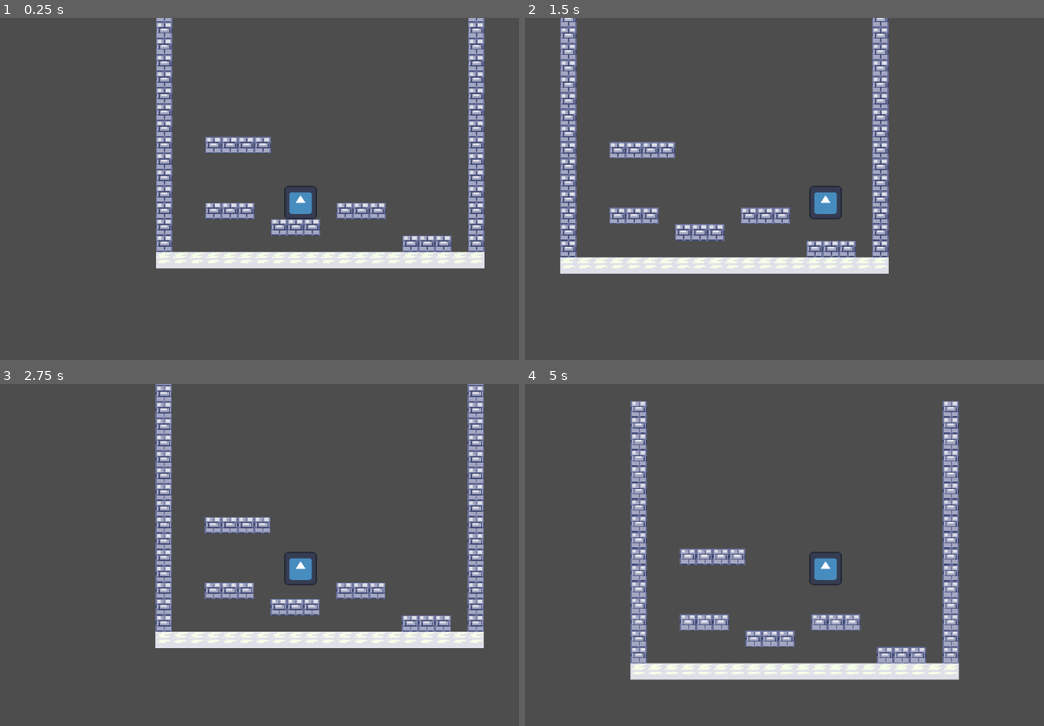
Above: before the commit, frames 1-4 (two rows, left to right).
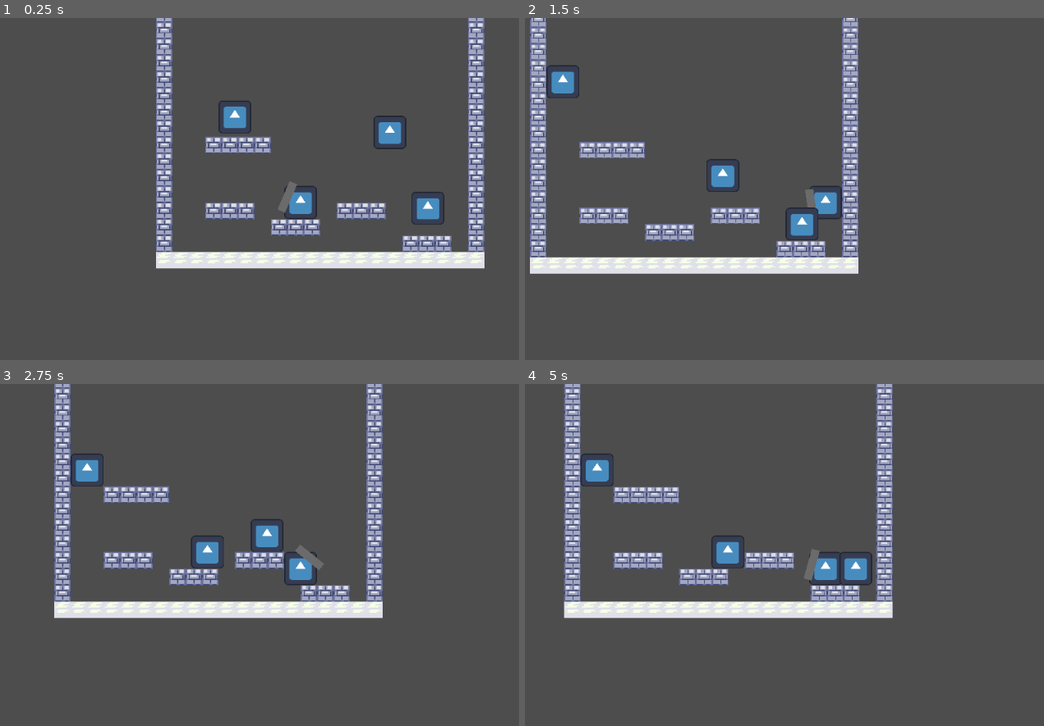
Above: after the commit, the same moments.

Repository: Cyberdemon-bot/Bounce-Knight
Game: Godot game, scene res://main.tscn
Two runs of this game, one before a commit and one after it. Both use one fixed random seed, a clock stepped at 60 frames per second and the inputs below. The engine's default icon, where the game draws it, is replaced by a stand-in: a white triangle on a blue panel in a dark square.
Inputs (mouse positions are in pixels of both pictures, inside the frame that each line leads up to):
- Up to frame 1 (0.25 s): no input
- Up to frame 2 (1.5 s): tap Enter at 0.5 s; move the mouse to (971, 185) at 0.52 s; hold D (move_right) from 0.53 s (still down); tap Q at 0.6 s; tap Space (jump) at 0.77 s; tap E at 0.8, 1.35 s; move the mouse to (696, 219) at 1.27 s
- Up to frame 3 (2.75 s): tap Space (jump) at 1.52 s; tap Q at 1.55, 2.1 s; move the mouse to (368, 486) at 2.02 s; release D (move_right) at 2.03 s; hold A (move_left) from 2.03 s (still down); tap E at 2.3 s
- Up to frame 4 (5 s): move the mouse to (794, 643) at 2.77 s; release A (move_left) at 2.78 s; hold D (move_right) 2.78-4.28 s; tap E at 2.85, 3.8, 4.35 s; tap Space (jump) at 3.02, 3.77, 4.52 s; tap Q at 3.05, 3.6, 4.55 s; move the mouse to (1023, 623) at 3.52 s; move the mouse to (628, 513) at 4.27 s; hold A (move_left) from 4.28 s (still down)

The runs differ from the first frame. In frame 1, 1.3% of the frame differs, in the area x 42-86%, y 24-61%; in frame 2, 14%; in frame 3, 20%; in frame 4, 21%, in the area x 7-84%, y 0-87%.

Commit message:
add basic enemy

Diff:
--- a/main.tscn
+++ b/main.tscn
@@ -1,7 +1,9 @@
 [gd_scene format=4 uid="uid://b2oqga0pdkng1"]
 
 [ext_resource type="Texture2D" uid="uid://cx2rj2okcbid8" path="res://assets/tileset.png" id="1_0xm2m"]
+[ext_resource type="Script" uid="uid://cr0tf8ukxjkhq" path="res://scripts/main.gd" id="1_h2yge"]
 [ext_resource type="PackedScene" uid="uid://df157sx2skf58" path="res://scenes/player.tscn" id="2_0xm2m"]
+[ext_resource type="PackedScene" uid="uid://b5yr6tmle3hob" path="res://scenes/enemy.tscn" id="2_1bvp3"]
 
 [sub_resource type="TileSetAtlasSource" id="TileSetAtlasSource_1bvp3"]
 texture = ExtResource("1_0xm2m")
@@ -18,6 +20,8 @@
 
 [node name="Scene" type="Node2D" unique_id=1947273785]
 texture_filter = 1
+script = ExtResource("1_h2yge")
+enemy_scene = ExtResource("2_1bvp3")
 
 [node name="Level" type="TileMapLayer" parent="." unique_id=1699723662]
 tile_map_data = PackedByteArray("AAAAAAAAAAABAAEAAAABAAAAAAABAAEAAAACAAAAAAABAAEAAAADAAAAAAABAAEAAAAEAAAAAAABAAEAAAAFAA …(1008 unchanged characters)…
@@ -25,3 +29,19 @@
 
 [node name="Player" parent="." unique_id=1816567509 instance=ExtResource("2_0xm2m")]
 position = Vector2(141, -71)
+
+[node name="SpawnTimer" type="Timer" parent="." unique_id=900823372]
+autostart = true
+
+[node name="SpawnPoints" type="Node2D" parent="." unique_id=1599470090]
+
+[node name="p1" type="Marker2D" parent="SpawnPoints" unique_id=2080730872]
+position = Vector2(228, -145)
+
+[node name="p2" type="Marker2D" parent="SpawnPoints" unique_id=160604569]
+position = Vector2(265, -71)
+
+[node name="p3" type="Marker2D" parent="SpawnPoints" unique_id=383342376]
+position = Vector2(77, -160)
+
+[connection signal="timeout" from="SpawnTimer" to="." method="_on_spawn_timer_timeout"]
--- a/project.godot
+++ b/project.godot
@@ -42,6 +42,10 @@
 ]
 }
 
+[layer_names]
+
+2d_physics/layer_3="Ene"
+
 [physics]
 
 3d/physics_engine="Jolt Physics"
--- /dev/null
+++ b/scenes/enemy.tscn
@@ -0,0 +1,28 @@
+[gd_scene format=3 uid="uid://b5yr6tmle3hob"]
+
+[ext_resource type="Texture2D" uid="uid://du0xata7282sp" path="res://icon.svg" id="1_7p1mj"]
+[ext_resource type="Script" uid="uid://kb0ilo7x2ed0" path="res://scripts/enemy.gd" id="1_md0e3"]
+
+[sub_resource type="RectangleShape2D" id="RectangleShape2D_ghfay"]
+size = Vector2(32, 32)
+
+[sub_resource type="CircleShape2D" id="CircleShape2D_md0e3"]
+radius = 22.0
+
+[node name="Enemy" type="CharacterBody2D" unique_id=1128199409]
+collision_layer = 4
+script = ExtResource("1_md0e3")
+
+[node name="Sprite2D" type="Sprite2D" parent="." unique_id=322356950]
+scale = Vector2(0.25, 0.25)
+texture = ExtResource("1_7p1mj")
+
+[node name="CollisionShape2D" type="CollisionShape2D" parent="." unique_id=1052956228]
+shape = SubResource("RectangleShape2D_ghfay")
+
+[node name="SeparationArea" type="Area2D" parent="." unique_id=207666735]
+collision_layer = 0
+collision_mask = 4
+
+[node name="CollisionShape2D" type="CollisionShape2D" parent="SeparationArea" unique_id=1652721143]
+shape = SubResource("CircleShape2D_md0e3")
--- a/scenes/player.tscn
+++ b/scenes/player.tscn
@@ -6,7 +6,14 @@
 [sub_resource type="RectangleShape2D" id="RectangleShape2D_ghfay"]
 size = Vector2(32, 32)
 
+[sub_resource type="RectangleShape2D" id="RectangleShape2D_y3m2c"]
+size = Vector2(8, 30)
+
+[sub_resource type="CircleShape2D" id="CircleShape2D_ghfay"]
+radius = 100.0
+
 [node name="Player" type="CharacterBody2D" unique_id=1816567509]
+collision_layer = 2
 script = ExtResource("1_g2els")
 
 [node name="Sprite2D" type="Sprite2D" parent="." unique_id=722449495]
@@ -17,3 +24,29 @@
 shape = SubResource("RectangleShape2D_ghfay")
 
 [node name="Camera2D" type="Camera2D" parent="." unique_id=1432412782]
+
+[node name="ShieldPivot" type="Node2D" parent="." unique_id=1492096219]
+
+[node name="ColorRect" type="ColorRect" parent="ShieldPivot" unique_id=2055390711]
+offset_left = 10.0
+offset_top = -15.0
+offset_right = 18.0
+offset_bottom = 15.0
+color = Color(0.4217312, 0.42173126, 0.42173123, 1)
+
+[node name="Area2D" type="Area2D" parent="ShieldPivot" unique_id=618932933]
+collision_layer = 8
+collision_mask = 4
+
+[node name="CollisionShape2D" type="CollisionShape2D" parent="ShieldPivot/Area2D" unique_id=276403248]
+position = Vector2(14, 0)
+shape = SubResource("RectangleShape2D_y3m2c")
+
+[node name="PushArea" type="Area2D" parent="." unique_id=1071685821]
+collision_layer = 0
+collision_mask = 4
+
+[node name="CollisionShape2D" type="CollisionShape2D" parent="PushArea" unique_id=1552262741]
+shape = SubResource("CircleShape2D_ghfay")
+
+[connection signal="body_entered" from="ShieldPivot/Area2D" to="." method="_on_area_2d_body_entered"]
--- /dev/null
+++ b/scripts/enemy.gd
@@ -0,0 +1,45 @@
+extends CharacterBody2D
+
+const FRICTION = 900.0
+const BOUNCE_DAMPING = 0.6
+const SEPARATION_FORCE = 450.0
+
+@onready var separation_area: Area2D = $SeparationArea
+
+var hit_cooldown: float = 0.0
+
+func _physics_process(delta: float) -> void:
+	if hit_cooldown > 0.0:
+		hit_cooldown -= delta
+
+	if not is_on_floor():
+		velocity += get_gravity() * delta
+	else:
+		velocity.x = move_toward(velocity.x, 0, FRICTION * delta)
+
+	apply_soft_separation(delta)
+
+	var prev_velocity := velocity
+	move_and_slide()
+
+	if prev_velocity.length() > 300.0 and get_slide_collision_count() > 0:
+		for i in get_slide_collision_count():
+			var normal := get_slide_collision(i).get_normal()
+			if prev_velocity.dot(normal) < -10.0:
+				velocity = prev_velocity.bounce(normal) * BOUNCE_DAMPING
+				break
+
+func apply_soft_separation(delta: float) -> void:
+	for body in separation_area.get_overlapping_bodies():
+		if body == self:
+			continue
+		var push_dir := body.global_position.direction_to(global_position)
+		if push_dir == Vector2.ZERO:
+			push_dir = Vector2.RIGHT if get_instance_id() > body.get_instance_id() else Vector2.LEFT
+		velocity.x += push_dir.x * SEPARATION_FORCE * delta
+
+func on_hit_by_dash(impulse: Vector2) -> void:
+	if hit_cooldown > 0.0:
+		return
+	hit_cooldown = 0.25
+	velocity = impulse
--- /dev/null
+++ b/scripts/main.gd
@@ -0,0 +1,18 @@
+extends Node2D
+
+@export var enemy_scene: PackedScene
+
+@onready var spawn_points: Array[Node] = $SpawnPoints.get_children()
+
+func _ready() -> void:
+	spawn_all_markers()
+
+func spawn_all_markers() -> void:
+	if enemy_scene == null:
+		return
+
+	for marker in spawn_points:
+		if marker is Marker2D:
+			var enemy := enemy_scene.instantiate()
+			enemy.global_position = marker.global_position
+			add_child(enemy)
--- a/scripts/player.gd
+++ b/scripts/player.gd
@@ -1,17 +1,27 @@
 extends CharacterBody2D
 
-const SPEED = 200.0
+const SPEED = 400.0
 const JUMP_VELOCITY = -350.0
 const AIR_ACCEL = 800.0
 
-const DASH_SPEED = 500.0
+const DASH_SPEED = 600.0
 const DASH_DURATION = 0.20
 const DASH_COOLDOWN = 1.0
 const DASH_BOUNCE_MULTIPLIER = 0.8
 
+const PUSH_COOLDOWN = 1.5
+const PUSH_FORCE = DASH_SPEED * 0.75
+
+@onready var shield_area: Area2D = $ShieldPivot/Area2D
+@onready var push_area: Area2D = $PushArea
+
 var is_bouncing: bool = false
 var dash_timer: float = 0.0
 var dash_cooldown_timer: float = 0.0
+var push_cooldown_timer: float = 0.0
+
+func _process(_delta: float) -> void:
+	$ShieldPivot.look_at(get_global_mouse_position())
 
 func update_movement(delta: float) -> void:
 	var move_direction := Input.get_axis("move_left", "move_right")
@@ -35,19 +45,46 @@
 	dash_cooldown_timer = DASH_COOLDOWN
 	is_bouncing = false
 
+func push_nearby_enemies() -> void:
+	push_cooldown_timer = PUSH_COOLDOWN
+	for body in push_area.get_overlapping_bodies():
+		if body.has_method("on_hit_by_dash"):
+			var push_dir := global_position.direction_to(body.global_position)
+			if push_dir == Vector2.ZERO:
+				push_dir = Vector2.UP
+			# Nhích nhẹ góc hất lên trên (y - 0.3) để quái nhấc khỏi mặt đất và văng mượt hơn
+			push_dir = (push_dir + Vector2(0, -0.3)).normalized()
+			body.on_hit_by_dash(push_dir * PUSH_FORCE)
+
 func _unhandled_input(event: InputEvent) -> void:
-	if event is InputEventKey and event.keycode == KEY_Q and event.pressed and not event.echo:
-		if dash_timer <= 0.0 and dash_cooldown_timer <= 0.0:
+	if event is InputEventKey and event.pressed and not event.echo:
+		if event.keycode == KEY_Q and dash_timer <= 0.0 and dash_cooldown_timer <= 0.0:
 			dash()
+		elif event.keycode == KEY_E and push_cooldown_timer <= 0.0:
+			push_nearby_enemies()
 
 func _physics_process(delta: float) -> void:
 	if dash_cooldown_timer > 0.0:
 		dash_cooldown_timer -= delta
+	if push_cooldown_timer > 0.0:
+		push_cooldown_timer -= delta
 
 	if dash_timer > 0.0:
 		dash_timer -= delta
 		var prev_velocity := velocity
 		move_and_slide()
+
+		for body in shield_area.get_overlapping_bodies():
+			if body.has_method("on_hit_by_dash"):
+				var hit_dir := global_position.direction_to(body.global_position)
+				body.on_hit_by_dash(hit_dir * DASH_SPEED)
+
+				var bounce_normal := body.global_position.direction_to(global_position)
+				velocity = prev_velocity.bounce(bounce_normal) * DASH_BOUNCE_MULTIPLIER
+				dash_timer = 0.0
+				is_bouncing = true
+				dash_cooldown_timer = 0.0
+				return
 
 		var did_bounce := false
 		for i in get_slide_collision_count():
Not shown, added: scripts/enemy.gd.uid
Not shown, added: scripts/main.gd.uid
